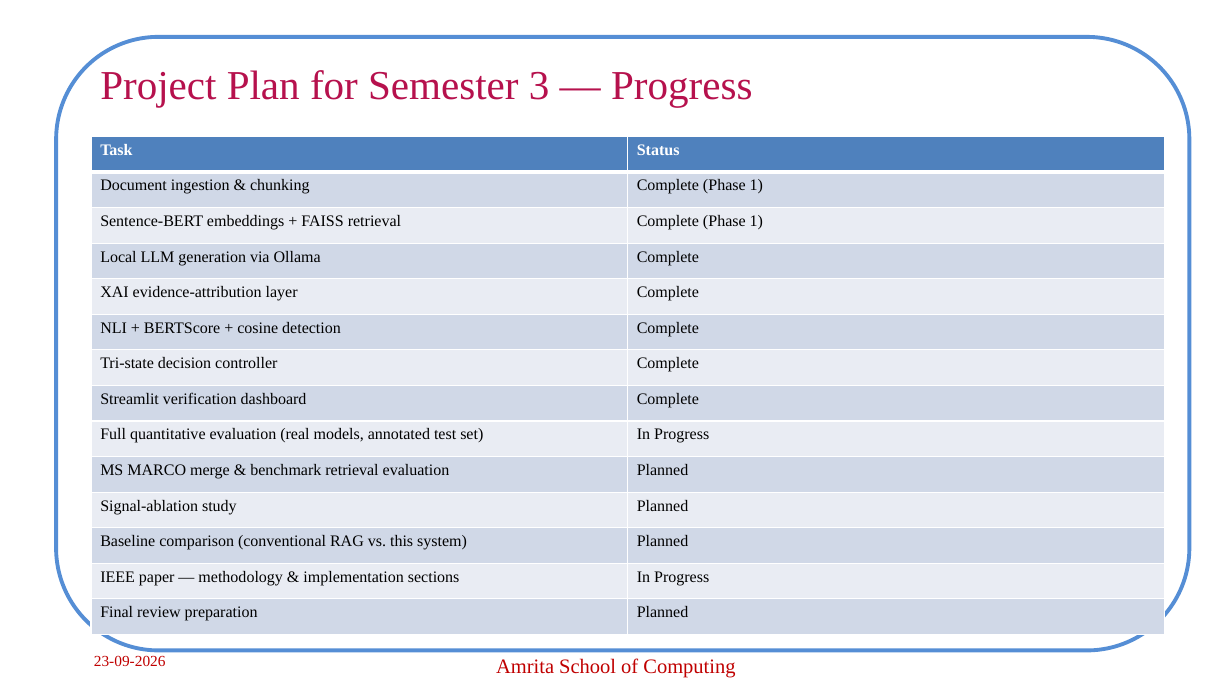
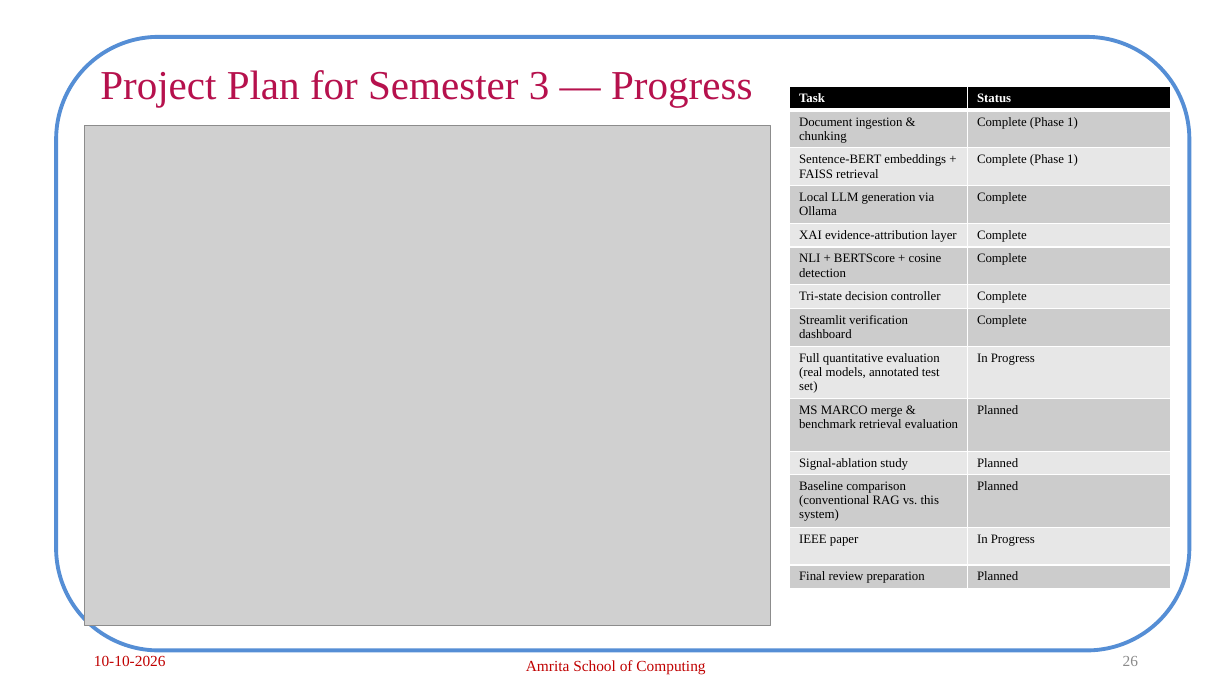
Before and after one commit to archabiju/hallucination-control-rag, a slide deck: slide 26 of presentations/Panel_Review2_CB.SC.P2CSE25001.pptx (slide 11 before the commit). Drawn at 1232x693 pixels with LibreOffice and Linux fonts; fonts in the diff are those of the drawing; grey boxes stand for pictures; background and template pictures are left out. Boxes give left, top, right and bottom in pixels: in the first picture for what was removed or moved away, otherwise in the second. Text is boxed around its words. In the diff, an @@ line names an element or a change of style, - is before the commit and + after.

```diff
--- a/presentations/Panel_Review2_CB.SC.P2CSE25001.pptx
+++ b/presentations/Panel_Review2_CB.SC.P2CSE25001.pptx
@@ table at [790,87,1171,615] @@
-row 13, column 1: IEEE paper — methodology & implementation sections
+row 13, column 1: IEEE paper
@@ fill #4F81BD to #000000 in row 1 @@
@@ fill #D0D8E8 to #CCCCCC in 14 cells @@
@@ fill #E9EDF4 to #E7E7E7 in 12 cells @@
@@ size 12.5 to 10 pt @@
@@ table: place and size @@
-table at [91,137,1165,635]
+table at [790,87,1171,615]
@@ picture added at [85,126,772,626] @@
@@ text at [94,655,166,666]: text changed @@
-23-09-2026
+10-10-2026
@@ text "Amrita School of Computing" at [526,660,705,674]: size 16 to 12 pt @@
@@ page number added at [1123,656,1138,666], 12 pt, text #8C8C8C @@
+26
```
Also in this commit, not shown: 14 other slides changed, 17 slides added, 2 slides removed, 52 other files.
